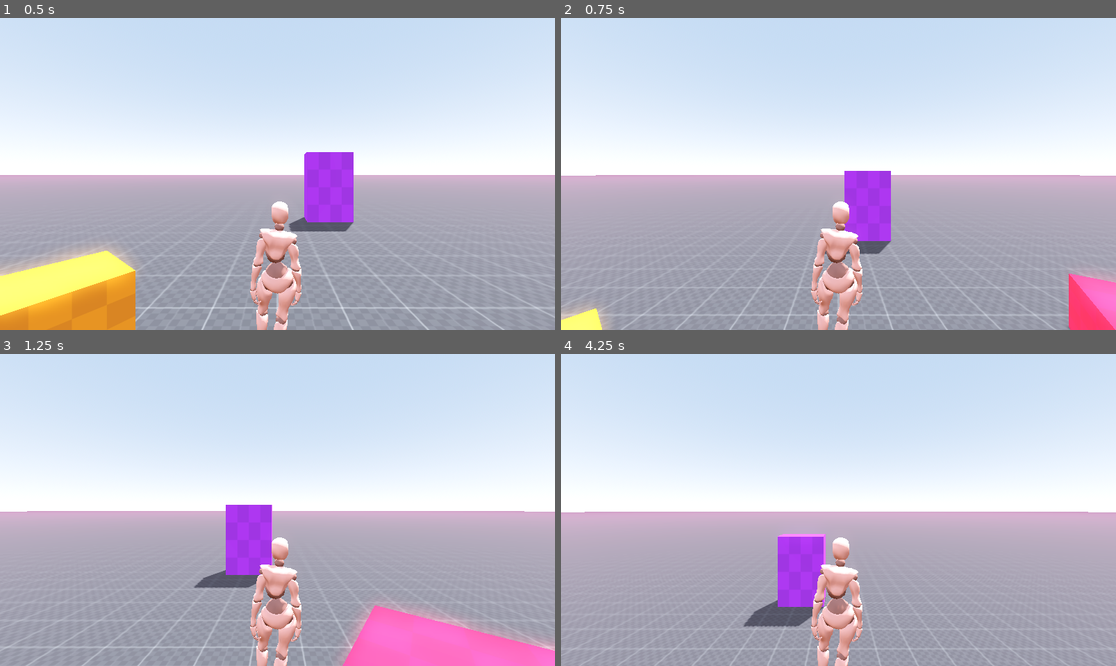
Above: before the commit, frames 1-4 (two rows, left to right).
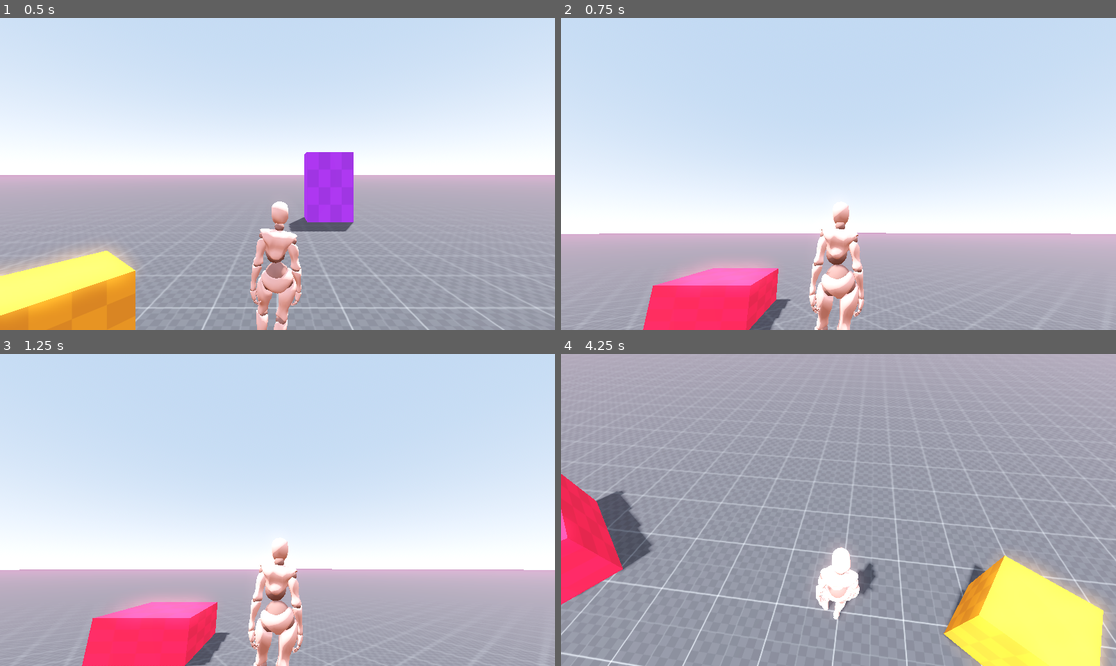
Above: after the commit, the same moments.

Repository: Studio-whatever-green/Falooda
Game: Godot game, scene res://scenes/main.tscn
The game is run twice, just before and just after one commit, with the same random seed, the same clock (stepped at 60 frames per second) and the same inputs.
Inputs (mouse positions are in pixels of both pictures, inside the frame that each line leads up to):
- Up to frame 1 (0.5 s): no input
- Up to frame 2 (0.75 s): tap Enter (ui_accept) at 0.5 s; move the mouse to (960, 158) at 0.52 s; hold Right (ui_right) from 0.53 s (still down)
- Up to frame 3 (1.25 s): keep holding Right (ui_right); tap Enter (ui_accept) at 0.77 s
- Up to frame 4 (4.25 s): move the mouse to (727, 525) at 1.27 s; release Right (ui_right) at 1.28 s; hold Down (ui_down) 1.28-2.03 s; tap Enter (ui_accept) at 1.52, 3.02, 3.77 s; move the mouse to (894, 441) at 2.02 s; hold Right (ui_right) 2.03-2.78 s; move the mouse to (810, 572) at 2.77 s; hold Up (ui_up) 2.78-3.53 s; move the mouse to (1005, 556) at 3.52 s; hold Left (ui_left) from 3.53 s (still down)

Frame 1 is identical in both runs. In frame 2, 46% of the frame differs, in the area x 0-100%, y 35-100%; in frame 3, 49%; in frame 4, 81%, in the area x 0-100%, y 0-100%.

Commit message:
Basic Char Controller
W,A,S,D now moves player
Mouse capture works as expected and variables are now exported.

Diff:
--- a/project.godot
+++ b/project.godot
@@ -14,3 +14,26 @@
 run/main_scene="res://scenes/main.tscn"
 config/features=PackedStringArray("4.1", "Forward Plus")
 config/icon="res://icon.svg"
+
+[input]
+
+forward={
+"deadzone": 0.5,
+"events": [Object(InputEventKey,"resource_local_to_scene":false,"resource_name":"","device":-1,"window_id":0,"alt_pressed":false,"shift_pressed":false,"ctrl_pressed":false,"meta_pressed":false,"pressed":false,"keycode":0,"physical_keycode":87,"key_label":0,"unicode":119,"echo":false,"script":null)
+]
+}
+backward={
+"deadzone": 0.5,
+"events": [Object(InputEventKey,"resource_local_to_scene":false,"resource_name":"","device":-1,"window_id":0,"alt_pressed":false,"shift_pressed":false,"ctrl_pressed":false,"meta_pressed":false,"pressed":false,"keycode":0,"physical_keycode":83,"key_label":0,"unicode":115,"echo":false,"script":null)
+]
+}
+left={
+"deadzone": 0.5,
+"events": [Object(InputEventKey,"resource_local_to_scene":false,"resource_name":"","device":-1,"window_id":0,"alt_pressed":false,"shift_pressed":false,"ctrl_pressed":false,"meta_pressed":false,"pressed":false,"keycode":0,"physical_keycode":65,"key_label":0,"unicode":97,"echo":false,"script":null)
+]
+}
+right={
+"deadzone": 0.5,
+"events": [Object(InputEventKey,"resource_local_to_scene":false,"resource_name":"","device":-1,"window_id":0,"alt_pressed":false,"shift_pressed":false,"ctrl_pressed":false,"meta_pressed":false,"pressed":false,"keycode":0,"physical_keycode":68,"key_label":0,"unicode":100,"echo":false,"script":null)
+]
+}
--- a/scripts/player.gd
+++ b/scripts/player.gd
@@ -1,12 +1,22 @@
 extends CharacterBody3D
+@onready var camera_mount = $camera_mount
 
 
 const SPEED = 5.0
 const JUMP_VELOCITY = 4.5
-
+@export var sens_horizontal = 0.5
+@export var sens_vertical = 0.5
 # Get the gravity from the project settings to be synced with RigidBody nodes.
 var gravity = ProjectSettings.get_setting("physics/3d/default_gravity")
 
+func _ready():
+	Input.mouse_mode = Input.MOUSE_MODE_CAPTURED
+
+# For capturing mouse pointer and moving camera and its mount
+func _input(event):
+	if event is InputEventMouseMotion:
+		rotate_y(deg_to_rad(-event.relative.x*sens_horizontal))
+		camera_mount.rotate_x(deg_to_rad(-event.relative.y*sens_vertical))
 
 func _physics_process(delta):
 	# Add the gravity.
@@ -19,7 +29,7 @@
 
 	# Get the input direction and handle the movement/deceleration.
 	# As good practice, you should replace UI actions with custom gameplay actions.
-	var input_dir = Input.get_vector("ui_left", "ui_right", "ui_up", "ui_down")
+	var input_dir = Input.get_vector("left", "right", "forward", "backward")
 	var direction = (transform.basis * Vector3(input_dir.x, 0, input_dir.y)).normalized()
 	if direction:
 		velocity.x = direction.x * SPEED
Not shown, added: Falooda-1.png.import
Not shown, added: Falooda.png.import
Not shown, changed: readme.md
